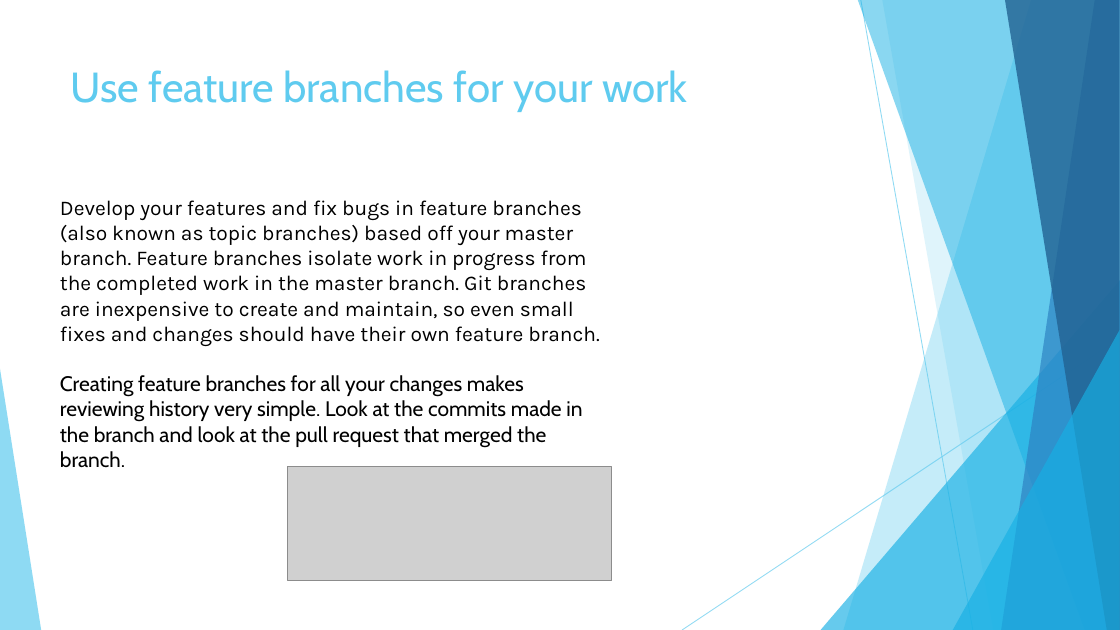
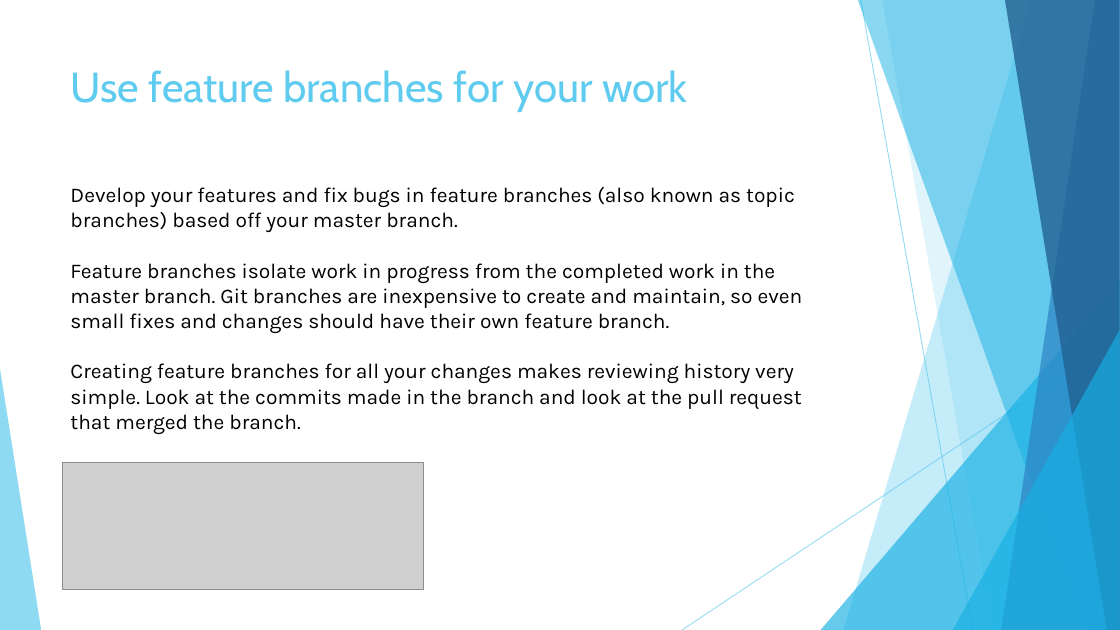
Before and after one commit to KarolinaUr/ProjSystBI, a slide deck: slide 19 of P02_GIT/ProjP1_02_GIT.pptx (slide 8 before the commit). Drawn at 1120x630 pixels with LibreOffice and Linux fonts; fonts in the diff are those of the drawing; grey boxes stand for pictures. Boxes give left, top, right and bottom in pixels: in the first picture for what was removed or moved away, otherwise in the second. Text is boxed around its words. In the diff, an @@ line names an element or a change of style, - is before the commit and + after.

```diff
--- a/P02_GIT/ProjP1_02_GIT.pptx
+++ b/P02_GIT/ProjP1_02_GIT.pptx
@@ text "Develop your features and fix ..." moved from (x1=60, y1=200, x2=599, y2=468) to (x1=70, y1=187, x2=803, y2=434) @@
@@ text at (x1=70, y1=187, x2=803, y2=333): text changed @@
-Develop your features and fix bugs in feature branches (also known as topic branches) based off your master branch. Feature branches isolate work in progress from the completed work in the master branch. Git branches are inexpensive to create and maintain, so even small fixes and changes should have their own feature branch.
+Develop your features and fix bugs in feature branches (also known as topic branches) based off your master branch.
+Feature branches isolate work in progress from the completed work in the master branch. Git branches are inexpensive to create and maintain, so even small fixes and changes should have their own feature branch.
@@ text at (x1=70, y1=363, x2=802, y2=434): font Cabin to Karla in "Creating feature branches for all your changes ..." @@
@@ picture resized from (x1=288, y1=467, x2=612, y2=581) to (x1=62, y1=462, x2=423, y2=589) @@
```
Also in this commit, not shown: 7 other slides changed, 15 slides added, 5 slides removed.
